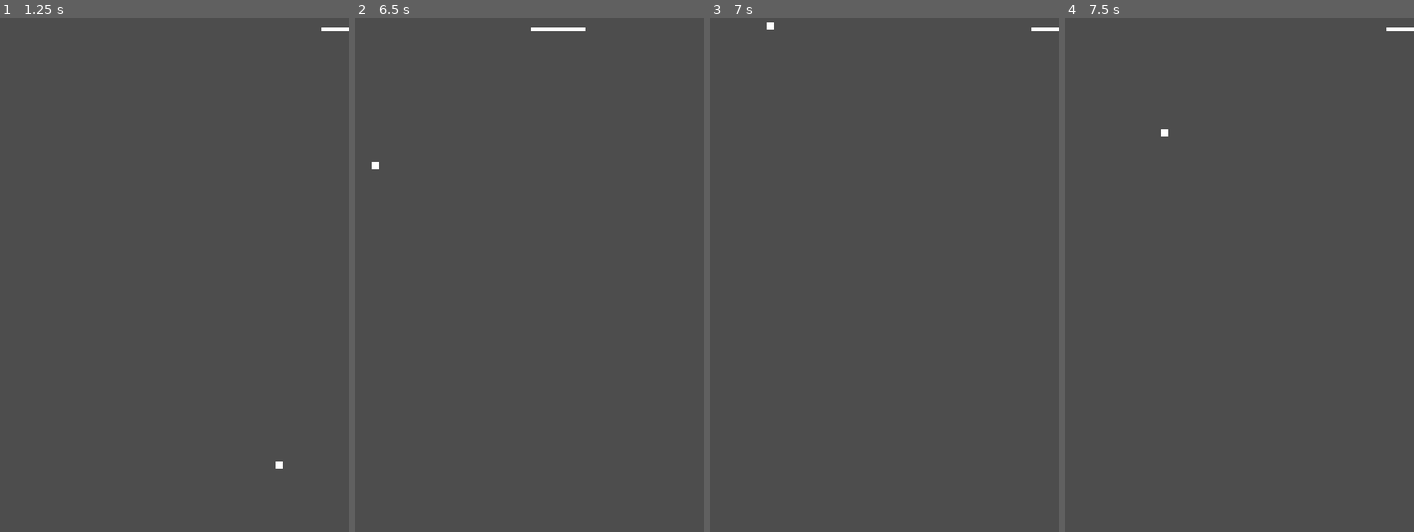
Above: before the commit, frames 1-4 (left to right).
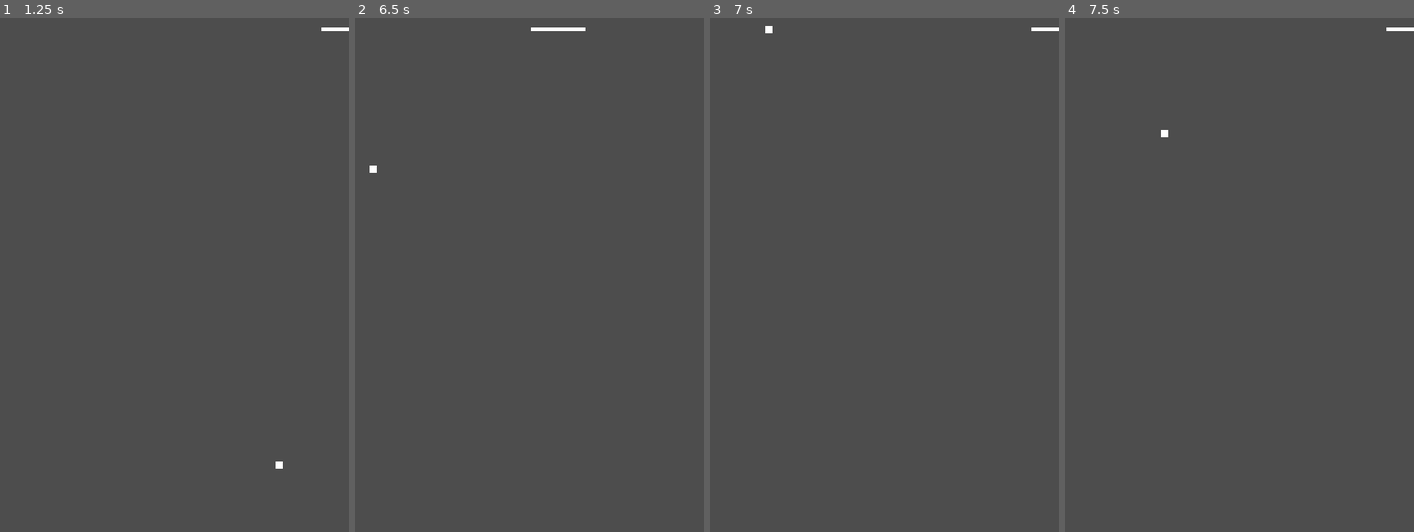
Above: after the commit, the same moments.

Repository: polecoder/pong
Game: Godot game, scene res://scenes/main.tscn
Two runs of this game, one before a commit and one after it. Both use one fixed random seed, a clock stepped at 60 frames per second and the inputs below. Before the commit the project starts from res://main.tscn.
Inputs:
- Up to frame 1 (1.25 s): tap Enter at 0.5 s; hold D (move_right) from 0.53 s (still down)
- Up to frame 2 (6.5 s): release D (move_right) at 1.28 s; hold A (move_left) 1.28-2.03 s; hold D (move_right) 2.03-3.53 s; hold A (move_left) 3.53-5.78 s; hold D (move_right) from 5.78 s (still down)
- Up to frame 3 (7 s): keep holding D (move_right)
- Up to frame 4 (7.5 s): keep holding D (move_right); tap Space at 7.25 s

Frame 1 is identical in both runs. In frame 2, less than 0.1% of the frame differs, in the area x 4-7%, y 28-31%; in frame 3, less than 0.1%; in frame 4, less than 0.1%.

Commit message:
optimizar walls y organizar carpetas

Diff:
--- a/ball.gd
+++ /dev/null
@@ -1,18 +0,0 @@
-extends CharacterBody2D
-
-var screen_size
-var direction
-@export var speed = 400
-
-func _ready() -> void:
-    screen_size = get_viewport_rect().size
-    # velocidad inicial randomizada
-    direction = Vector2.RIGHT.rotated(randf_range(0, TAU))
-    velocity = direction * speed
-
-func _physics_process(delta: float) -> void:
-    var collision = move_and_collide(velocity * delta)
-    if collision:
-        print("DEBUG1: velocity: ", velocity)
-        velocity = velocity.bounce(collision.get_normal())
-        print("DEBUG2: velocity: ", velocity)
--- a/main.tscn
+++ /dev/null
@@ -1,49 +0,0 @@
-[gd_scene format=3 uid="uid://dv1uuf8ekm2l5"]
-
-[ext_resource type="PackedScene" uid="uid://bxevymji3t5c0" path="res://ball.tscn" id="1_ig7tw"]
-[ext_resource type="PackedScene" uid="uid://c6e4xwbst6i6x" path="res://paddle.tscn" id="2_0xm2m"]
-
-[sub_resource type="PhysicsMaterial" id="PhysicsMaterial_0vi6b"]
-
-[sub_resource type="RectangleShape2D" id="RectangleShape2D_qdf4v"]
-size = Vector2(726, 40.3125)
-
-[node name="Main" type="Node2D" unique_id=1999522719]
-
-[node name="Ball" parent="." unique_id=1458023439 instance=ExtResource("1_ig7tw")]
-position = Vector2(244, 148)
-
-[node name="Paddle" parent="." unique_id=127505611 instance=ExtResource("2_0xm2m")]
-position = Vector2(240, 29)
-
-[node name="Walls" type="Node2D" parent="." unique_id=639460452]
-
-[node name="Top" type="StaticBody2D" parent="Walls" unique_id=453663605]
-physics_material_override = SubResource("PhysicsMaterial_0vi6b")
-
-[node name="CollisionShape2D" type="CollisionShape2D" parent="Walls/Top" unique_id=134009303]
-position = Vector2(240, -20.25)
-shape = SubResource("RectangleShape2D_qdf4v")
-
-[node name="Top" type="StaticBody2D" parent="Walls/Top" unique_id=876778298]
-physics_material_override = SubResource("PhysicsMaterial_0vi6b")
-
-[node name="CollisionShape2D" type="CollisionShape2D" parent="Walls/Top/Top" unique_id=32438774]
-position = Vector2(261, 740)
-shape = SubResource("RectangleShape2D_qdf4v")
-
-[node name="Left" type="StaticBody2D" parent="Walls" unique_id=390334141]
-physics_material_override = SubResource("PhysicsMaterial_0vi6b")
-
-[node name="CollisionShape2D" type="CollisionShape2D" parent="Walls/Left" unique_id=1467268472]
-position = Vector2(-20.000006, 360)
-rotation = 1.5707964
-shape = SubResource("RectangleShape2D_qdf4v")
-
-[node name="Right" type="StaticBody2D" parent="Walls" unique_id=1963825455]
-physics_material_override = SubResource("PhysicsMaterial_0vi6b")
-
-[node name="CollisionShape2D" type="CollisionShape2D" parent="Walls/Right" unique_id=878308898]
-position = Vector2(500, 360)
-rotation = 1.5707964
-shape = SubResource("RectangleShape2D_qdf4v")
--- a/ball.tscn
+++ b/scenes/ball.tscn
@@ -1,6 +1,6 @@
 [gd_scene format=3 uid="uid://bxevymji3t5c0"]
 
-[ext_resource type="Script" uid="uid://nap0ewk3p621" path="res://ball.gd" id="1_x8fbi"]
+[ext_resource type="Script" uid="uid://nap0ewk3p621" path="res://scripts/ball.gd" id="1_7s4qf"]
 
 [sub_resource type="CanvasTexture" id="CanvasTexture_s20xc"]
 
@@ -8,7 +8,7 @@
 size = Vector2(10, 10)
 
 [node name="Ball" type="CharacterBody2D" unique_id=1458023439]
-script = ExtResource("1_x8fbi")
+script = ExtResource("1_7s4qf")
 
 [node name="Sprite2D" type="Sprite2D" parent="." unique_id=1744051513]
 scale = Vector2(10, 10)
--- /dev/null
+++ b/scenes/main.tscn
@@ -0,0 +1,35 @@
+[gd_scene format=3 uid="uid://dv1uuf8ekm2l5"]
+
+[ext_resource type="PackedScene" uid="uid://bxevymji3t5c0" path="res://scenes/ball.tscn" id="1_ig7tw"]
+[ext_resource type="PackedScene" uid="uid://c6e4xwbst6i6x" path="res://scenes/paddle.tscn" id="2_0xm2m"]
+
+[sub_resource type="RectangleShape2D" id="RectangleShape2D_0vi6b"]
+size = Vector2(720, 5.000021)
+
+[node name="Main" type="Node2D" unique_id=1999522719]
+
+[node name="Ball" parent="." unique_id=1458023439 instance=ExtResource("1_ig7tw")]
+position = Vector2(244, 148)
+
+[node name="Paddle" parent="." unique_id=127505611 instance=ExtResource("2_0xm2m")]
+position = Vector2(240, 29)
+
+[node name="Walls" type="StaticBody2D" parent="." unique_id=680793137]
+
+[node name="Top" type="CollisionShape2D" parent="Walls" unique_id=730896194]
+position = Vector2(240, -2.5)
+shape = SubResource("RectangleShape2D_0vi6b")
+
+[node name="Bottom" type="CollisionShape2D" parent="Walls" unique_id=602477455]
+position = Vector2(240, 722.6)
+shape = SubResource("RectangleShape2D_0vi6b")
+
+[node name="Left" type="CollisionShape2D" parent="Walls" unique_id=1181130334]
+position = Vector2(-2.5000052, 360)
+rotation = 1.5707964
+shape = SubResource("RectangleShape2D_0vi6b")
+
+[node name="Right" type="CollisionShape2D" parent="Walls" unique_id=295540107]
+position = Vector2(482.6, 360)
+rotation = 1.5707964
+shape = SubResource("RectangleShape2D_0vi6b")
--- a/paddle.tscn
+++ b/scenes/paddle.tscn
@@ -1,6 +1,6 @@
 [gd_scene format=3 uid="uid://c6e4xwbst6i6x"]
 
-[ext_resource type="Script" uid="uid://bdrfey3lbtfte" path="res://paddle.gd" id="1_0sbc1"]
+[ext_resource type="Script" uid="uid://bdrfey3lbtfte" path="res://scripts/paddle.gd" id="1_3xiby"]
 
 [sub_resource type="CanvasTexture" id="CanvasTexture_cbx31"]
 
@@ -8,7 +8,7 @@
 size = Vector2(75, 5)
 
 [node name="Paddle" type="CharacterBody2D" unique_id=1405332351]
-script = ExtResource("1_0sbc1")
+script = ExtResource("1_3xiby")
 
 [node name="Sprite2D" type="Sprite2D" parent="." unique_id=88794432]
 position = Vector2(1.6093254e-06, 0)
--- /dev/null
+++ b/scripts/ball.gd
@@ -0,0 +1,18 @@
+extends CharacterBody2D
+
+var screen_size
+var direction
+@export var speed = 400
+
+func _ready() -> void:
+	screen_size = get_viewport_rect().size
+	# velocidad inicial randomizada
+	direction = Vector2.RIGHT.rotated(randf_range(0, TAU))
+	velocity = direction * speed
+
+func _physics_process(delta: float) -> void:
+	var collision = move_and_collide(velocity * delta)
+	if collision:
+		print("DEBUG1: velocity: ", velocity)
+		velocity = velocity.bounce(collision.get_normal())
+		print("DEBUG2: velocity: ", velocity)
Renamed: ball.gd.uid -> scripts/ball.gd.uid
Renamed: paddle.gd -> scripts/paddle.gd
Renamed: paddle.gd.uid -> scripts/paddle.gd.uid
